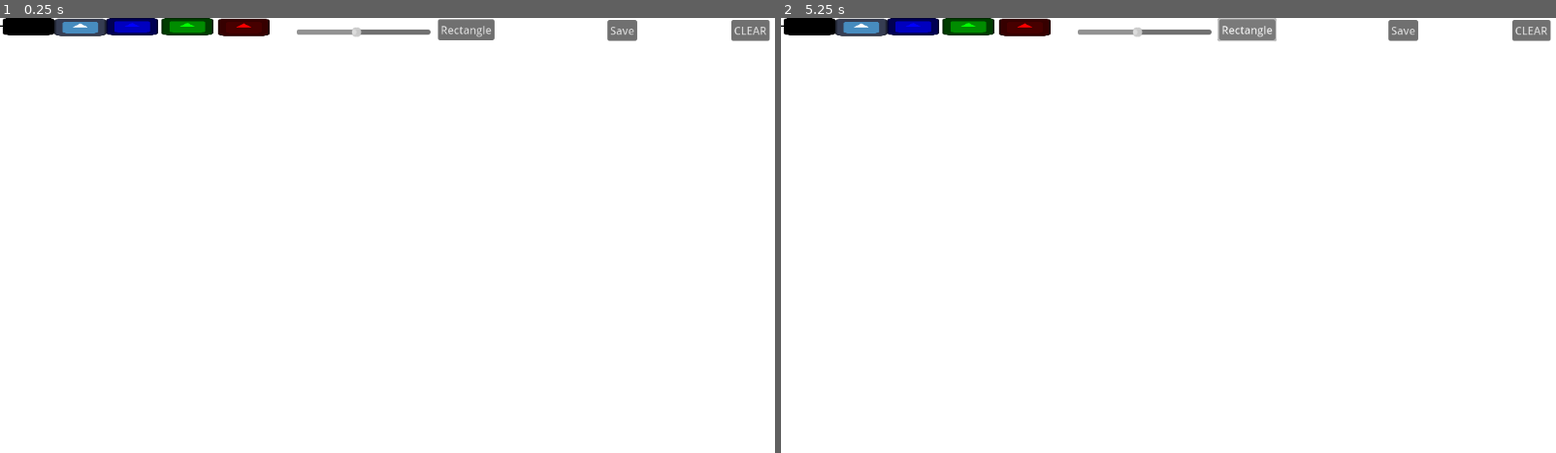
Above: before the commit, frames 1-2 (left to right).
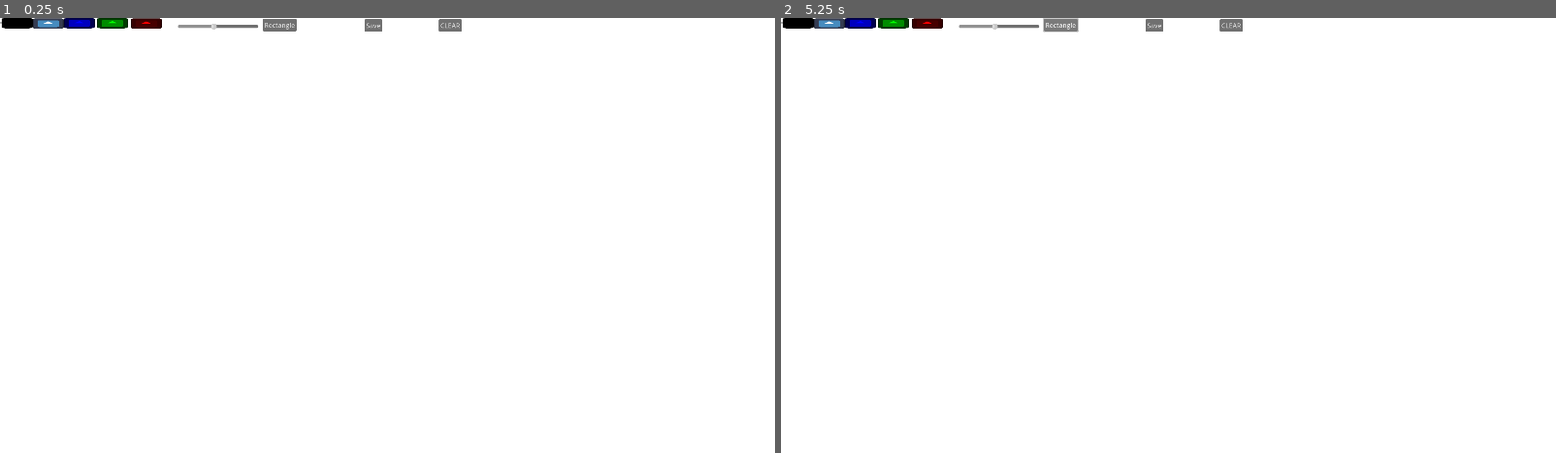
Above: after the commit, the same moments.

Repository: boardshapes/whiteboard
Game: Godot game, scene res://node_2d.tscn
Same seed, same stepped clock (60 frames per second), same inputs: the game is played once before the commit and once after it. The engine's default icon, where the game draws it, is replaced by a stand-in: a white triangle on a blue panel in a dark square.
Inputs (mouse positions are in pixels of both pictures, inside the frame that each line leads up to; where the layout moved, square brackets give the same spot in the first picture):
- Up to frame 1 (0.25 s): no input
- Up to frame 2 (5.25 s): click (796, 22) [812, 26] at 0.5 s; click (827, 22) [858, 26] at 1.25 s; click (858, 22) [912, 26] at 2 s; click (889, 22) [967, 26] at 2.75 s; click (928, 22) [1021, 26] at 3.5 s; click "CLEAR" at 4.25 s; click "Rectangle" at 5 s

The runs differ from the first frame. In frame 1, 2.4% of the frame differs, in the area x 0-100%, y 0-6%; in frame 2, 2.5%.
Error in both runs: Cannot call method 'unreference' on a null value. (res://node_2d.gd:49)

Commit message:
fixed to 1920x1080

Diff:
--- a/whiteboard/node_2d.tscn
+++ b/whiteboard/node_2d.tscn
@@ -14,12 +14,12 @@
 [node name="Node2D" type="Node2D"]
 
 [node name="CanvasViewport" type="SubViewportContainer" parent="."]
-offset_right = 1152.0
-offset_bottom = 648.0
+offset_right = 1920.0
+offset_bottom = 1080.0
 
 [node name="drawingViewport" type="SubViewport" parent="CanvasViewport"]
 handle_input_locally = false
-size = Vector2i(1152, 648)
+size = Vector2i(1920, 1080)
 render_target_update_mode = 4
 
 [node name="Line2D" type="Line2D" parent="CanvasViewport/drawingViewport"]
@@ -41,7 +41,9 @@
 
 [node name="preViewport" type="SubViewport" parent="CanvasViewport"]
 transparent_bg = true
-size = Vector2i(1152, 648)
+handle_input_locally = false
+size = Vector2i(1920, 1080)
+render_target_update_mode = 4
 
 [node name="Preview" type="Node2D" parent="CanvasViewport/preViewport"]
 script = ExtResource("3_q6r6c")
@@ -54,7 +56,7 @@
 [node name="SubViewport" type="SubViewport" parent="ButtonsViewport"]
 transparent_bg = true
 handle_input_locally = false
-size = Vector2i(1152, 35)
+size = Vector2i(1920, 35)
 render_target_update_mode = 4
 
 [node name="BlackColor" type="TextureButton" parent="ButtonsViewport/SubViewport"]
--- a/whiteboard/project.godot
+++ b/whiteboard/project.godot
@@ -15,6 +15,11 @@
 config/features=PackedStringArray("4.4", "Forward Plus")
 config/icon="res://icon.svg"
 
+[display]
+
+window/size/viewport_width=1920
+window/size/viewport_height=1080
+
 [rendering]
 
 environment/defaults/default_clear_color=Color(1, 1, 1, 1)
Not shown: 1 places in whiteboard/node_2d.tscn that only renumber resources
